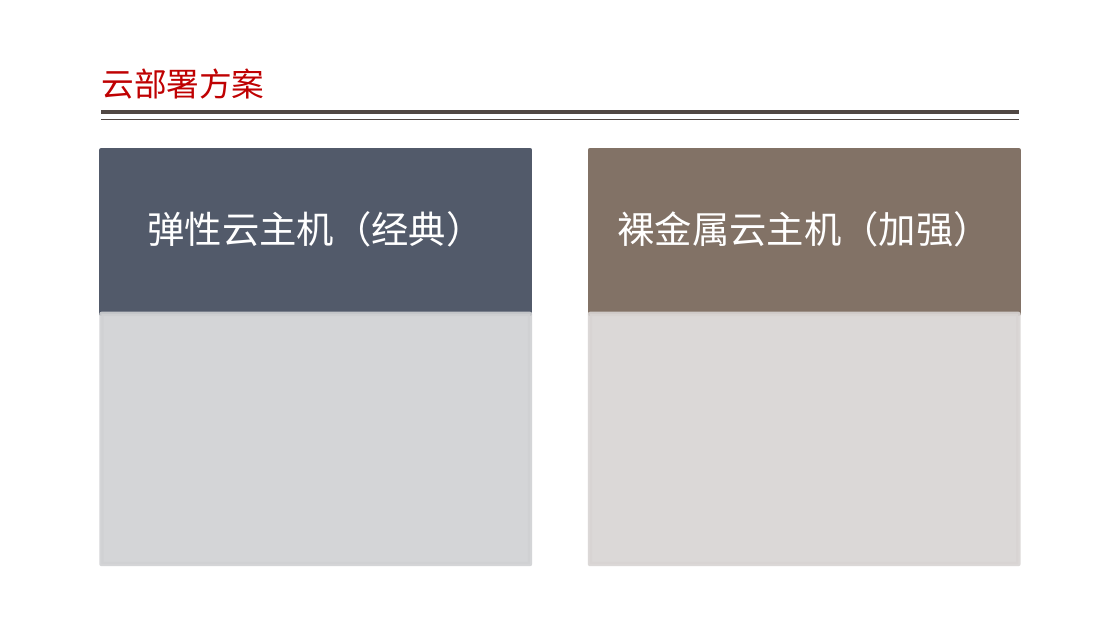
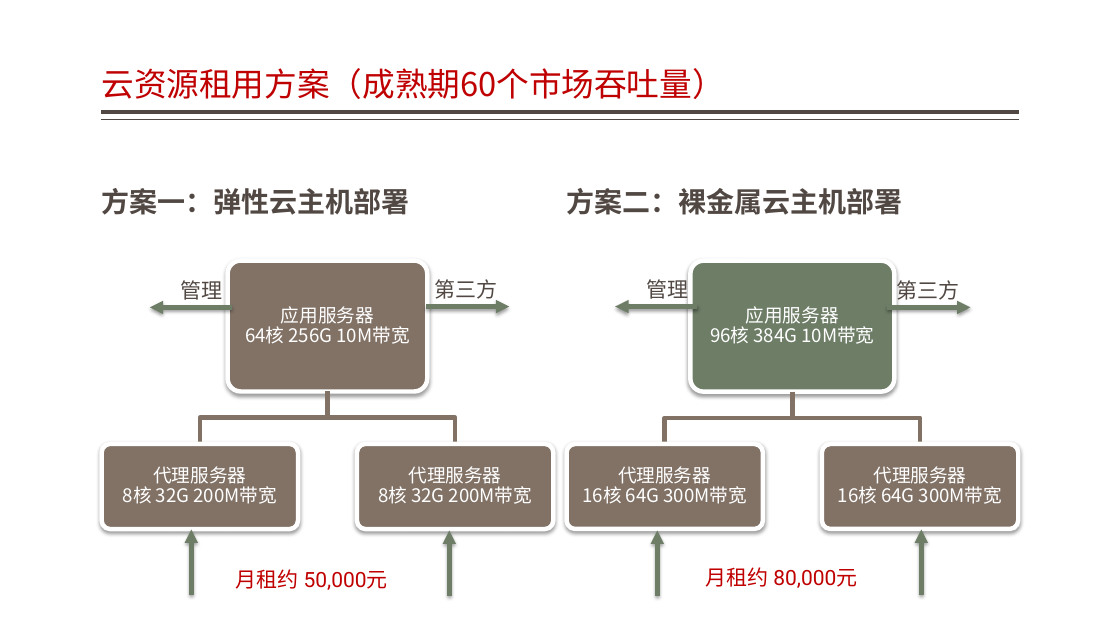
Before and after one commit to jzgi/chainsmart, a slide deck: slide 15 of Docs/品链应用参考设计.pptx (slide 13 before the commit). Drawn at 1120x630 pixels with LibreOffice and Linux fonts; fonts in the diff are those of the drawing. Boxes give left, top, right and bottom in pixels: in the first picture for what was removed or moved away, otherwise in the second. Text is boxed around its words. In the diff, an @@ line names an element or a change of style, - is before the commit and + after.

```diff
--- a/Docs/品链应用参考设计.pptx
+++ b/Docs/品链应用参考设计.pptx
@@ title at bbox=[101, 68, 724, 99]: text changed @@
-云部署方案
+云资源租用方案（成熟期60个市场吞吐量）
@@ text "方案二：裸金属云主机部署" at bbox=[566, 188, 902, 215]: vertical alignment middle to bottom @@
@@ text added at bbox=[101, 188, 409, 215], 24 pt, text #514843, bold @@
+方案一：弹性云主机部署
@@ text at bbox=[566, 188, 902, 215]: text changed; size 32 to 24 pt; text colour #FFFFFF to #514843; bold on @@
-裸金属云主机（加强）
+方案二：裸金属云主机部署
@@ text added at bbox=[181, 280, 223, 300], 18 pt, text #514843 @@
+管理
@@ text added at bbox=[435, 279, 498, 302], 18 pt, text #514843 @@
+第三方
@@ text added at bbox=[646, 276, 688, 302], 18 pt, text #514843 @@
+管理
@@ text added at bbox=[896, 277, 959, 303], 18 pt, text #514843 @@
+第三方
@@ arrow added from (232, 308) to (150, 308), #6D7D66 3.82 pt @@
@@ arrow added from (426, 307) to (509, 307), #6D7D66 3.82 pt @@
@@ group removed at bbox=[102, 150, 1018, 565]: 4 rectangles, 1 text @@
-弹性云主机（经典）
@@ arrow added from (697, 307) to (615, 307), #6D7D66 3.82 pt @@
@@ arrow added from (887, 308) to (970, 308), #6D7D66 3.82 pt @@
@@ group added at bbox=[102, 260, 554, 528]: 3 rounded rectangles, 3 texts, 2 freeform shapes @@
+应用服务器
+64核 256G 10M带宽
+代理服务器
+8核 32G 200M带宽
+代理服务器
+8核 32G 200M带宽
@@ group added at bbox=[566, 260, 1018, 529]: 3 rounded rectangles, 3 texts, 2 freeform shapes @@
+应用服务器
+96核 384G 10M带宽
+代理服务器
+16核 64G 300M带宽
+代理服务器
+16核 64G 300M带宽
@@ arrow added from (192, 595) to (192, 529), #6D7D66 3.82 pt @@
@@ arrow added from (450, 596) to (450, 531), #6D7D66 3.82 pt @@
@@ arrow added from (658, 596) to (658, 531), #6D7D66 3.82 pt @@
@@ arrow added from (922, 595) to (922, 529), #6D7D66 3.82 pt @@
@@ text added at bbox=[236, 569, 388, 590], 18 pt, text #C00000 @@
+月租约 50,000元
@@ text added at bbox=[706, 567, 857, 588], 18 pt, text #C00000 @@
+月租约 80,000元
```
Also in this commit, not shown: 4 other slides changed, 10 other files.
